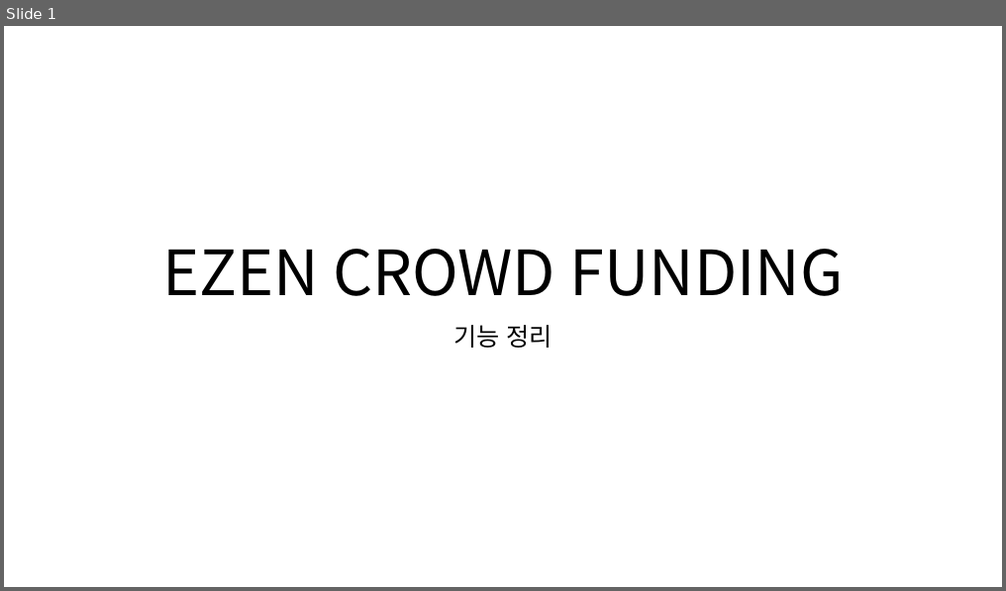
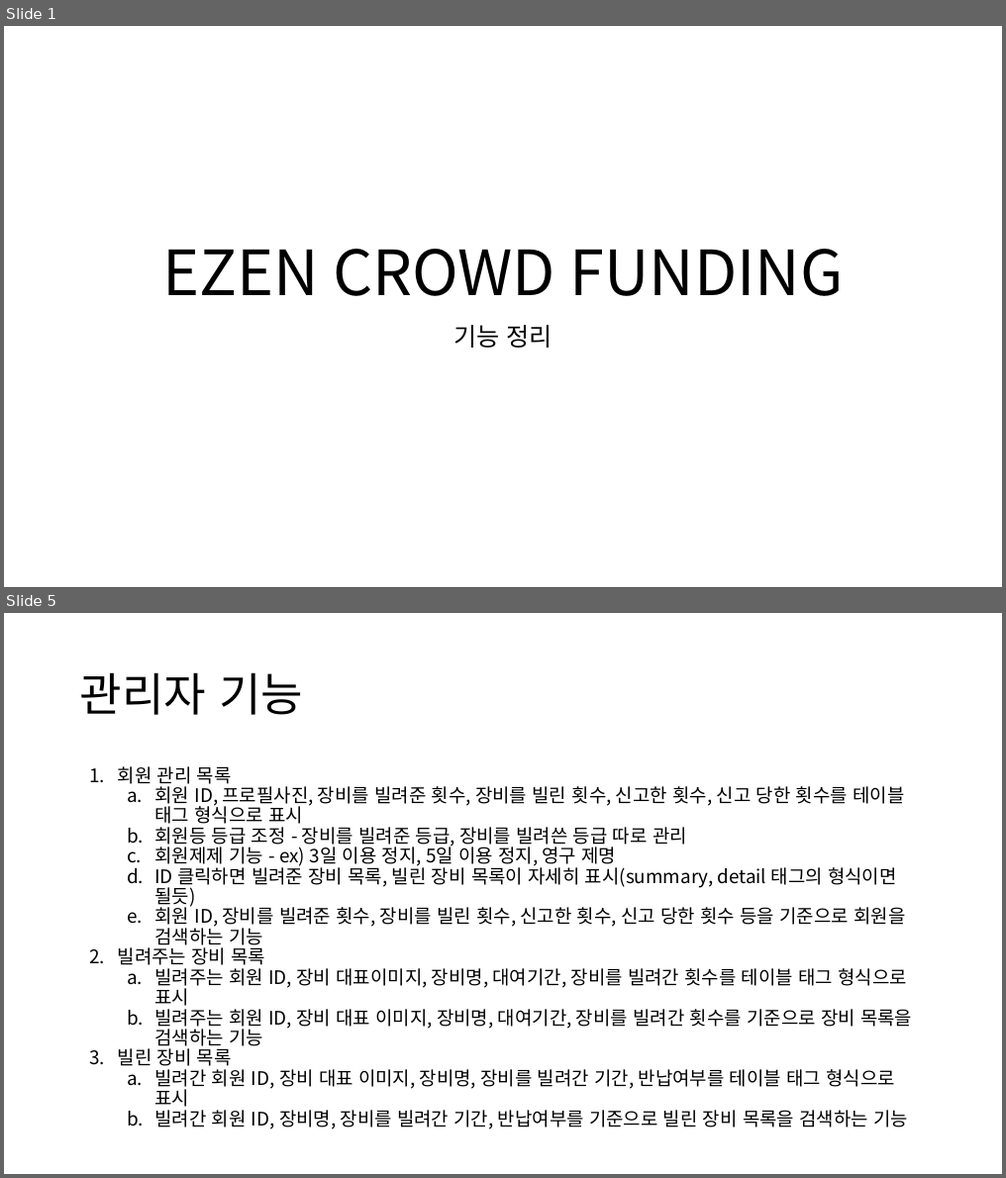
Before and after one commit to ezenteam2/RentalEquip, a slide deck: 1 기능 정의/project04 - 기능 정의 - 현태.pptx. Shown one above the other, each under a label of ours: slide 1 before the commit, slides 1 and 5 after it; the slides between them are not shown. The pictures are 1006x591 and 1006x1178 pixels, drawn with LibreOffice and Linux fonts; fonts in the diff are those of the drawing. Boxes give left, top, right and bottom in pixels: in the first picture for what was removed or moved away, otherwise in the second. Text is boxed around its words. In the diff, an @@ line names an element or a change of style, - is before the commit and + after.

```diff
--- a/1 기능 정의/project04 - 기능 정의 - 현태.pptx
+++ b/1 기능 정의/project04 - 기능 정의 - 현태.pptx
@@ slide 5 added at [4,613,1002,1174], background #FFFFFF @@
@@ title added at [80,672,303,715], 44 pt, text #000000 @@
+관리자 기능
@@ text added at [118,766,912,1130], 18 pt, text #000000 @@
+1. 회원 관리 목록
+  a. 회원 ID, 프로필사진, 장비를 빌려준 횟수, 장비를 빌린 횟수, 신고한 횟수, 신고 당한 횟수를 테이블 태그 형식으로 표시
+  b. 회원등 등급 조정 - 장비를 빌려준 등급, 장비를 빌려쓴 등급 따로 관리
+  c. 회원제제 기능 - ex) 3일 이용 정지, 5일 이용 정지, 영구 제명
+  d. ID 클릭하면 빌려준 장비 목록, 빌린 장비 목록이 자세히 표시(summary, detail 태그의 형식이면 될듯)
+  e. 회원 ID, 장비를 빌려준 횟수, 장비를 빌린 횟수, 신고한 횟수, 신고 당한 횟수 등을 기준으로 회원을 검색하는 기능
+2. 빌려주는 장비 목록
+  a. 빌려주는 회원 ID, 장비 대표이미지, 장비명, 대여기간, 장비를 빌려간 횟수를 테이블 태그 형식으로 표시
+  b. 빌려주는 회원 ID, 장비 대표 이미지, 장비명, 대여기간, 장비를 빌려간 횟수를 기준으로 장비 목록을 검색하는 기능
+3. 빌린 장비 목록
+  a. 빌려간 회원 ID, 장비 대표 이미지, 장비명, 장비를 빌려간 기간, 반납여부를 테이블 태그 형식으로 표시
+  b. 빌려간 회원 ID, 장비명, 장비를 빌려간 기간, 반납여부를 기준으로 빌린 장비 목록을 검색하는 기능
```
Also in this commit, not shown: 2 other slides changed, 2 other slides added, 2 other files.
